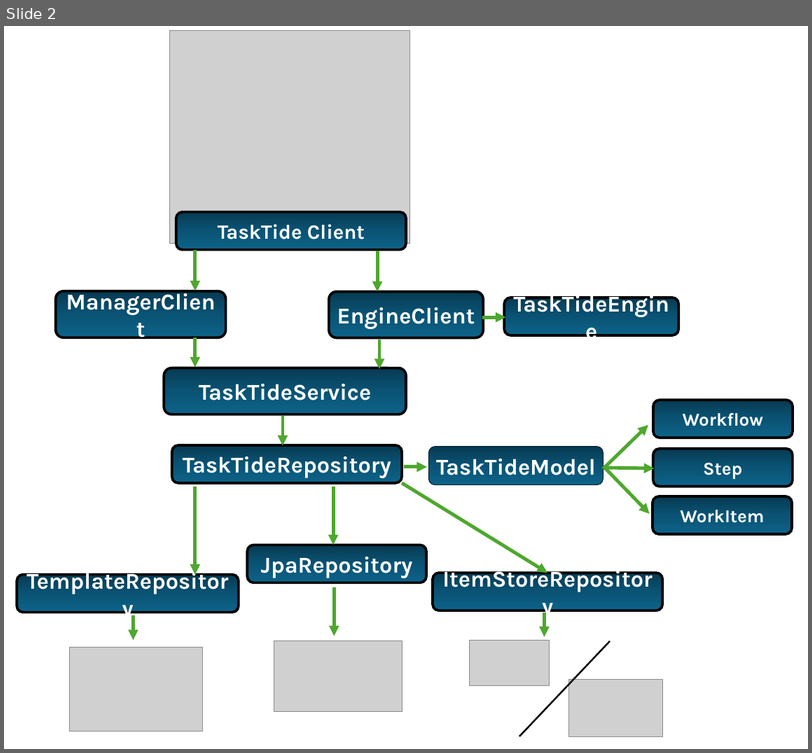
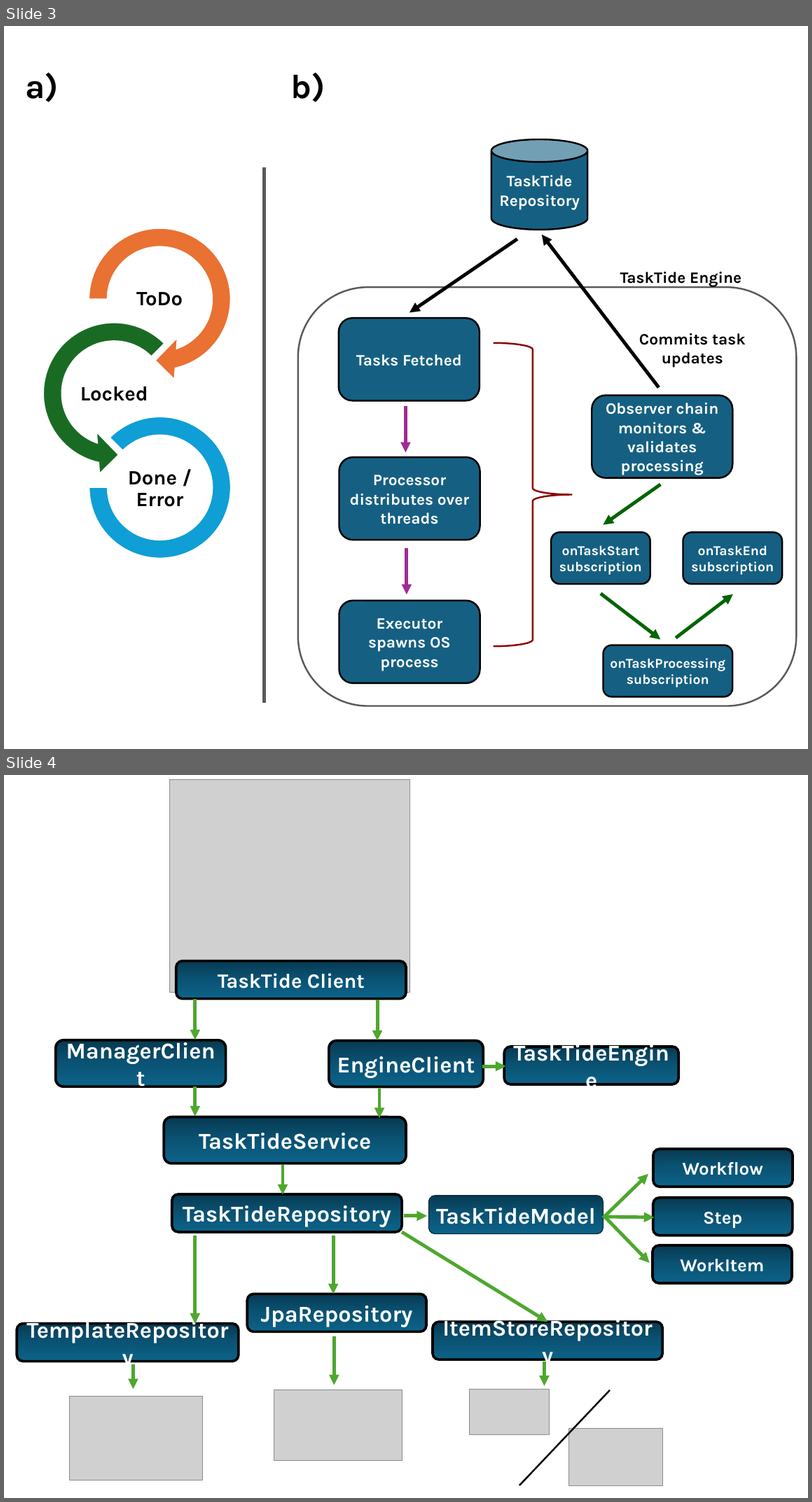
Before and after one commit to BrenKenna/TaskTide, a slide deck: tasktide/docs/Diagrams/Diagrams.pptx. Shown one above the other, each under a label of ours: slide 2 before the commit, slides 3 and 4 after it. The pictures are 812x753 and 812x1502 pixels, drawn with LibreOffice and Linux fonts; fonts in the diff are those of the drawing; grey boxes stand for pictures. Boxes give left, top, right and bottom in pixels: in the first picture for what was removed or moved away, otherwise in the second. Text is boxed around its words. In the diff, an @@ line names an element or a change of style, - is before the commit and + after.

```diff
--- a/tasktide/docs/Diagrams/Diagrams.pptx
+++ b/tasktide/docs/Diagrams/Diagrams.pptx
@@ slide 3 added at (4, 26, 808, 749), background #FFFFFF @@
@@ text added at (25, 72, 325, 102), 60 pt, text #000000, bold @@
+a) b)
@@ cylinder added at (491, 139, 587, 230), fill #156082, outline #000000 3 pt, 28 pt, text #FFFFFF, bold @@
+TaskTide
+Repository
@@ line added from (264, 167) to (264, 703), #595959 6 pt @@
@@ arrow added from (658, 388) to (542, 235), #000000 6 pt @@
@@ arrow added from (517, 239) to (409, 312), #000000 6 pt @@
@@ text added at (620, 272, 741, 287), 28 pt, text #000000, bold @@
+TaskTide Engine
@@ rounded rectangle added at (298, 287, 796, 706), fill #FFFFFF, outline #595959 3 pt @@
@@ rounded rectangle added at (339, 318, 479, 401), fill #156082, outline #000000 3 pt, 28 pt, text #FFFFFF, bold @@
+Tasks Fetched
@@ text added at (639, 333, 745, 368), 28 pt, text #000000, bold @@
+Commits task updates
@@ right brace added at (493, 343, 572, 646), outline #8B0000 3 pt @@
@@ rounded rectangle added at (591, 396, 732, 478), fill #156082, outline #000000 3 pt, 28 pt, text #FFFFFF, bold @@
+Observer chain monitors & validates processing
@@ arrow added from (405, 406) to (405, 452), #A02B93 6 pt @@
@@ rounded rectangle added at (339, 457, 480, 540), fill #156082, outline #000000 3 pt, 28 pt, text #FFFFFF, bold @@
+Processor distributes over threads
@@ group added at (32, 217, 241, 558): 3 texts, 1 circular arrow, 1 left circular arrow, 1 arch (boxed as its full ring) @@
+ToDo
+Locked
+Done / Error
@@ arrow added from (660, 484) to (602, 524), #006400 6 pt @@
@@ arrow added from (406, 548) to (406, 594), #A02B93 6 pt @@
@@ rounded rectangle added at (551, 532, 650, 584), fill #156082, outline #000000 3 pt, 24 pt, text #FFFFFF, bold @@
+onTaskStart subscription
@@ rounded rectangle added at (682, 533, 782, 585), fill #156082, outline #000000 3 pt, 24 pt, text #FFFFFF, bold @@
+onTaskEnd subscription
@@ rounded rectangle added at (339, 601, 480, 683), fill #156082, outline #000000 3 pt, 28 pt, text #FFFFFF, bold @@
+Executor spawns OS process
@@ arrow added from (600, 594) to (660, 639), #006400 6 pt @@
@@ arrow added from (675, 638) to (733, 594), #006400 6 pt @@
@@ rounded rectangle added at (602, 645, 732, 697), fill #156082, outline #000000 3 pt, 24 pt, text #FFFFFF, bold @@
+onTaskProcessing subscription
@@ what was slide 2 is now slide 4 @@
```
Also in this commit, not shown: 2 other slides added, 1 slide removed, 2 other files.
